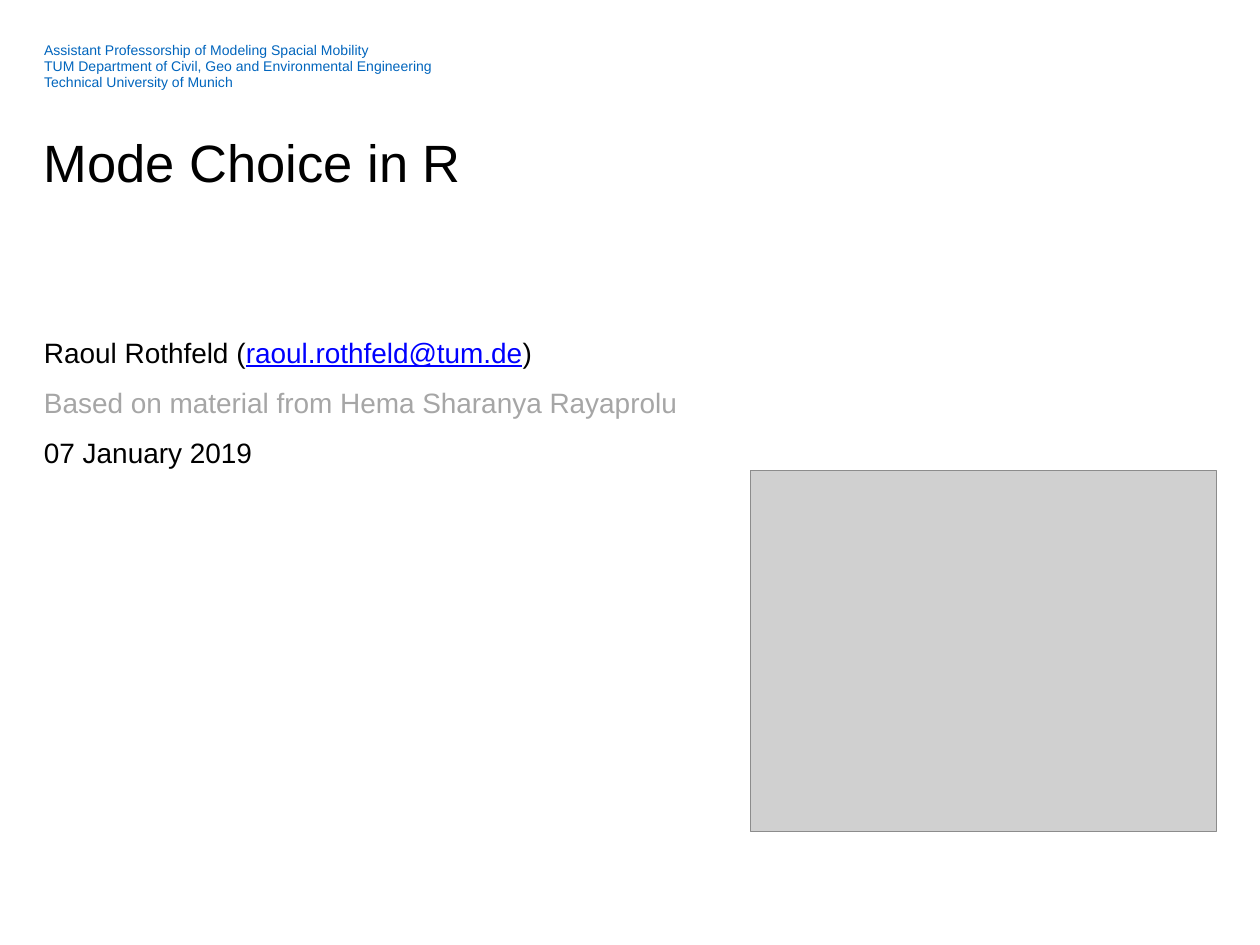
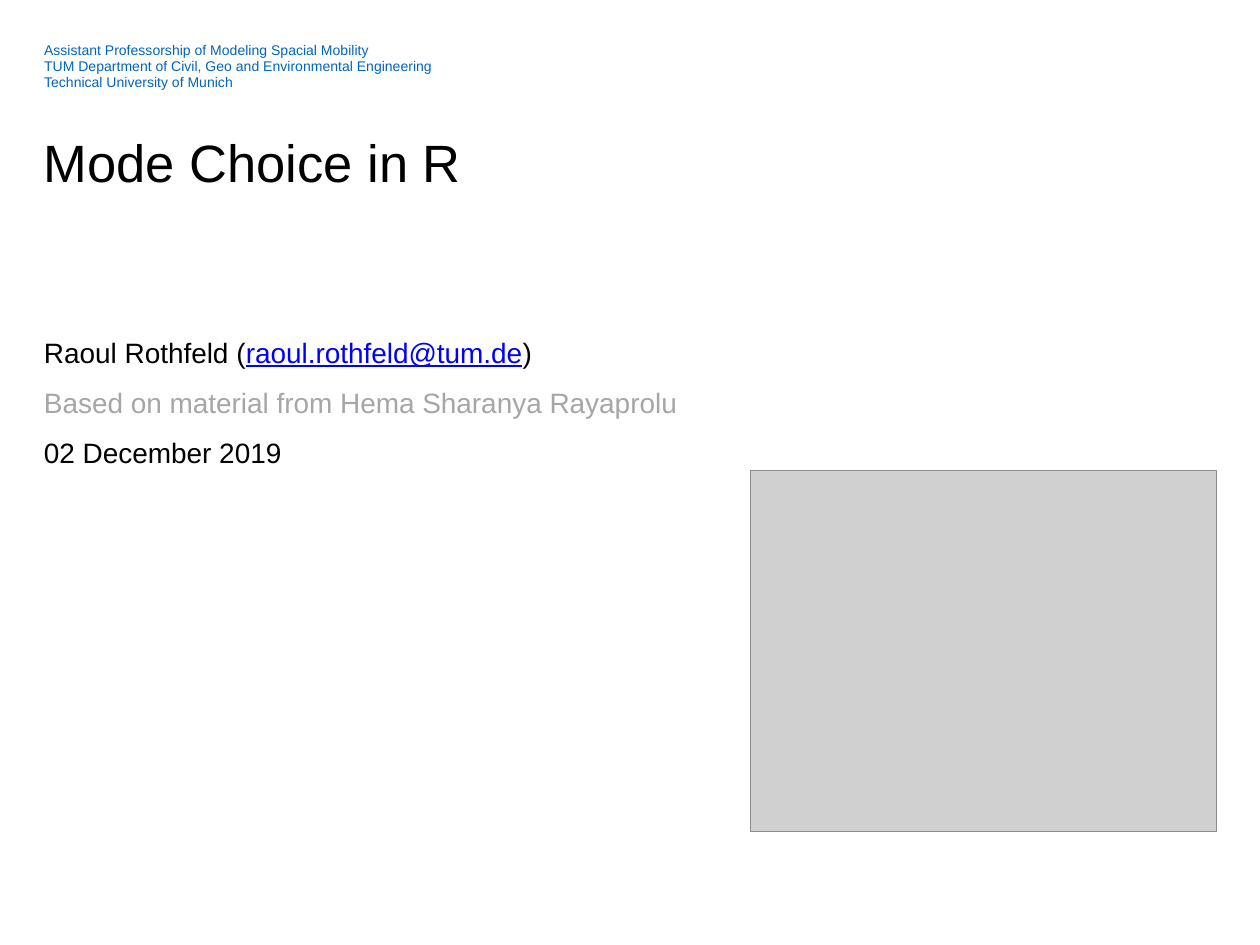
Before and after one commit to RRothfeld/R, a slide deck: slide 1 of Mode Choice in R/Mode-Choice-in-R-mnlEstimation.pptx. Drawn at 1260x945 pixels with LibreOffice and Linux fonts; fonts in the diff are those of the drawing; grey boxes stand for pictures; background and template pictures are left out. Boxes give left, top, right and bottom in pixels: in the first picture for what was removed or moved away, otherwise in the second. Text is boxed around its words. In the diff, an @@ line names an element or a change of style, - is before the commit and + after.

```diff
--- a/Mode Choice in R/Mode-Choice-in-R-mnlEstimation.pptx
+++ b/Mode Choice in R/Mode-Choice-in-R-mnlEstimation.pptx
@@ text at [44,442,281,464]: text changed @@
-07 January 2019
+02 December 2019
```
Also in this commit, not shown: 6 other files.
